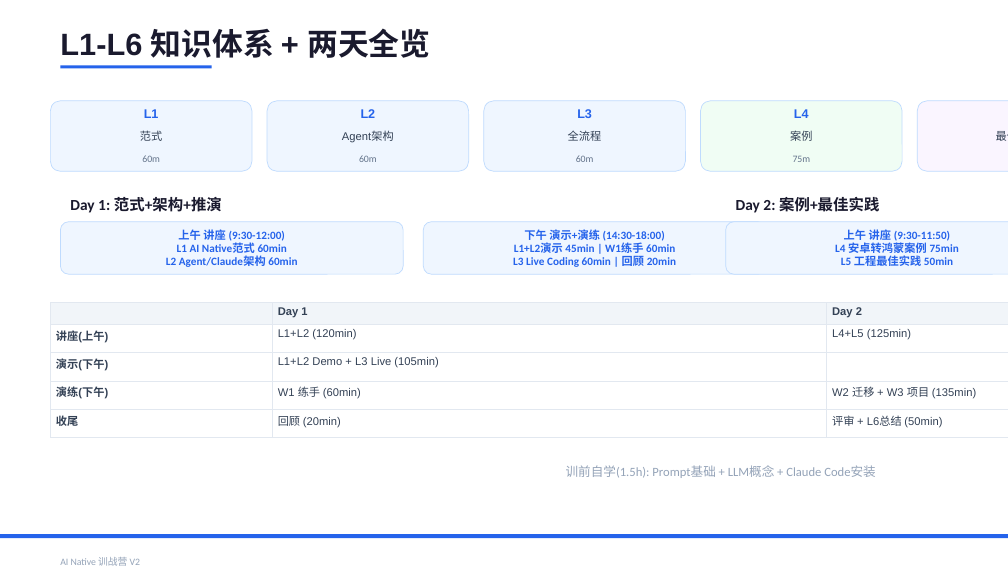
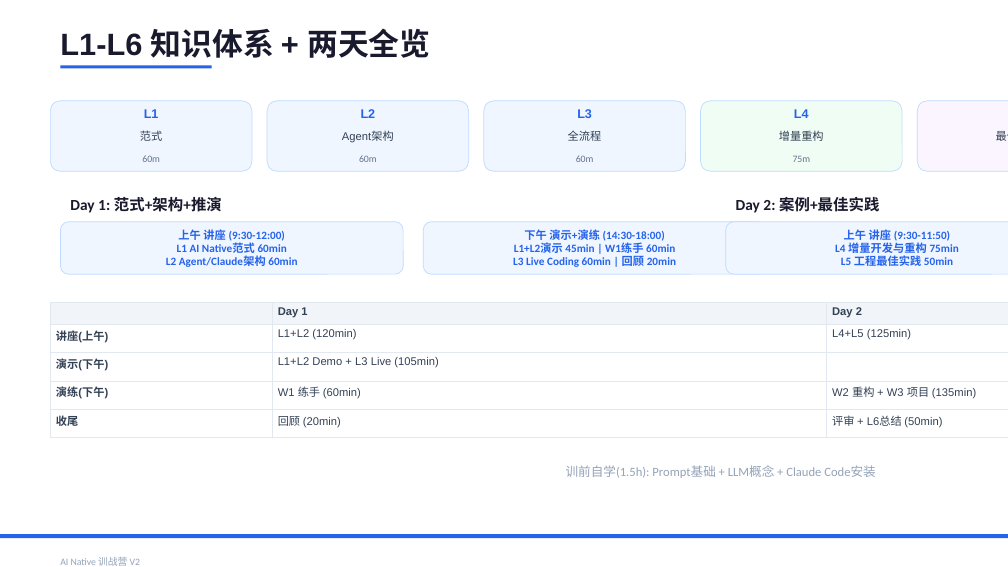
Before and after one commit to JungleTestLabs/ai-coding-training, a slide deck: slide 2 of docs/AI-Native-训战营-介绍与日程.pptx. Drawn at 1008x567 pixels with LibreOffice and Linux fonts; fonts in the diff are those of the drawing. Boxes give left, top, right and bottom in pixels: in the first picture for what was removed or moved away, otherwise in the second. Text is boxed around its words. In the diff, an @@ line names an element or a change of style, - is before the commit and + after.

Commit message:
docs: L4改为增量开发与重构 — 替代安卓转鸿蒙案例
L4 核心变化:
- 标题: 安卓转鸿蒙实战案例 → 增量开发与重构
- 内容: 迁移场景 → 增量开发+重构场景(更通用)
- 案例数据: 迁移Token优化 → opencalc增量迭代数据
- 新增重构三原则: 先测后改/一次一种/不改就回滚
- 反面教材: 迁移错误 → 增量开发常见错误(一次改太多/不做回归等)

Workshop 2: 迁移实操 → 增量重构实操
- A/B/C三组: 全量重写/增量修改/手工重构+AI辅助

同步更新: 课程大纲/README/HTML/PPTX

```diff
--- a/docs/AI-Native-训战营-介绍与日程.pptx
+++ b/docs/AI-Native-训战营-介绍与日程.pptx
@@ text at [779,131,824,141]: text changed @@
-案例
+增量重构
@@ text at [835,242,959,253]: text changed @@
-L4 安卓转鸿蒙案例 75min
+L4 增量开发与重构 75min
@@ table at [50,302,1008,432] @@
-row 4, column 3: W2 迁移 + W3 项目 (135min)
+row 4, column 3: W2 重构 + W3 项目 (135min)
```
Also in this commit, not shown: 3 other slides changed, 3 other files.
